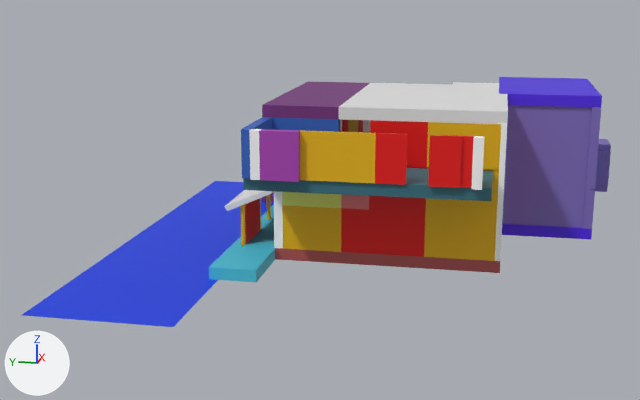
A saved change to the FBX model ProjetEscape/Assets/Blockout/Entrance/Blocky_MainRoomV2.fbx.
Rendered twice from a 50 mm lens placed at (-155.4, -13.3, 33.5), pointed at (-23.7, 13.0, 0.5). Lighting does not change. The marker at lower left points along +X, +Y and +Z. Where no turn or scale is listed for an object, it has been applied to the vertices.
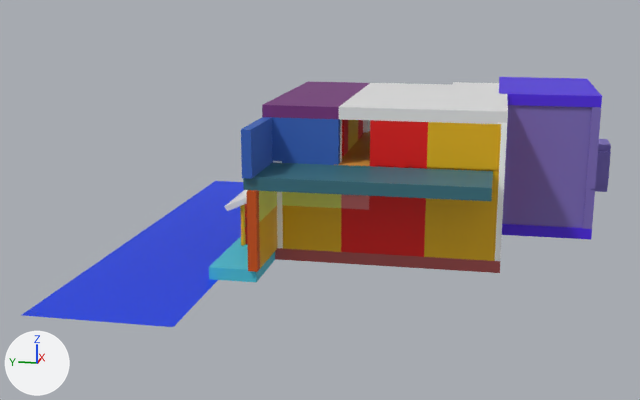
Pixel boxes (x1, y1, x2, y2) of what changed, in the pictures (640 x 400 px):
'Cube.457', moved, turned
    before: (300, 130, 376, 183)
    after: (259, 206, 277, 268)
'Cube.458', deleted
    before: (259, 129, 300, 182)
'Cube.654', deleted
    before: (428, 135, 462, 188)
'Cube.653', deleted
    before: (375, 133, 407, 185)
'Module_05.001', added
    after: (246, 190, 260, 272)
'Cube.459', deleted
    before: (441, 135, 474, 188)
'Cube.655', deleted
    before: (471, 136, 484, 190)
'Cube.650', deleted
    before: (249, 129, 261, 180)
'Cube.666', added
    after: (259, 191, 277, 222)
'MUR_2', unchanged, uncovered by the edit
    before: (272, 117, 340, 132)
    after: (272, 117, 340, 165)
'Cube.345', unchanged, uncovered by the edit
    before: (370, 120, 399, 134)
    after: (370, 120, 399, 167)

The change, as a diff of the scene's bpy script:
```diff
--- a/ProjetEscape/Assets/Blockout/Entrance/Blocky_MainRoomV2.fbx.py
+++ b/ProjetEscape/Assets/Blockout/Entrance/Blocky_MainRoomV2.fbx.py
@@ mat_lambert13_001 @@
+mat_lambert13_001 = principled_material('lambert13.001')
+mat_lambert13_001.base_color = (0.607, 0.0822, 0.0)  # orange #cc5100
+mat_lambert13_001.roughness = 0.553
@@ me_untitled_566 @@
+me_untitled_566.from_pydata(...)  # a box spanning x -0.59..0.59, y -0.94..0.21, z -8.5..1.23
+me_untitled_566.materials.append(mat_lambert13_001)  # orange #cc5100
@@ ob_cube_459 @@
-ob_cube_459 = bpy.data.objects.new('Cube.459', me_untitled_295)
-ob_cube_459.location = (-10.3, -3.8, -0.5)
@@ ob_cube_457 @@
 ob_cube_457 = bpy.data.objects.new('Cube.457', me_untitled_292)
-ob_cube_457.location = (-57.8, 6.3, 13.3)
-ob_cube_457.rotation_euler = (0.0, 0.0, -1.571)  # degrees (0, 0, -90)
+ob_cube_457.location = (-55.1, 13.8, 2.1)
 ob_cube_457.scale = (0.387, 0.262, 1.0)
@@ ob_cube_653 @@
-ob_cube_653 = bpy.data.objects.new('Cube.653', me_untitled_538)
-ob_cube_653.location = (-57.8, -0.3, 13.3)
@@ ob_cube_655 @@
-ob_cube_655 = bpy.data.objects.new('Cube.655', me_untitled_542)
-ob_cube_655.location = (-58.2, -38.0, 13.3)
@@ ob_cube_650 @@
-ob_cube_650 = bpy.data.objects.new('Cube.650', me_untitled_533)
-ob_cube_650.location = (-58.2, -12.9, 13.3)
@@ ob_cube_654 @@
-ob_cube_654 = bpy.data.objects.new('Cube.654', me_untitled_539)
-ob_cube_654.location = (-58.2, -6.3, 13.3)
@@ ob_cube_458 @@
-ob_cube_458 = bpy.data.objects.new('Cube.458', me_untitled_294)
-ob_cube_458.location = (-58.2, 12.5, 13.3)
@@ ob_cube_666 @@
+ob_cube_666 = bpy.data.objects.new('Cube.666', me_untitled_468.copy())  # the mesh of ob_cube_602
+ob_cube_666.location = (-55.6, 14.5, 2.1)
@@ ob_module_05_001 @@
+ob_module_05_001 = bpy.data.objects.new('Module_05.001', me_untitled_566)
+ob_module_05_001.location = (-57.9, 14.6, 8.6)
```
